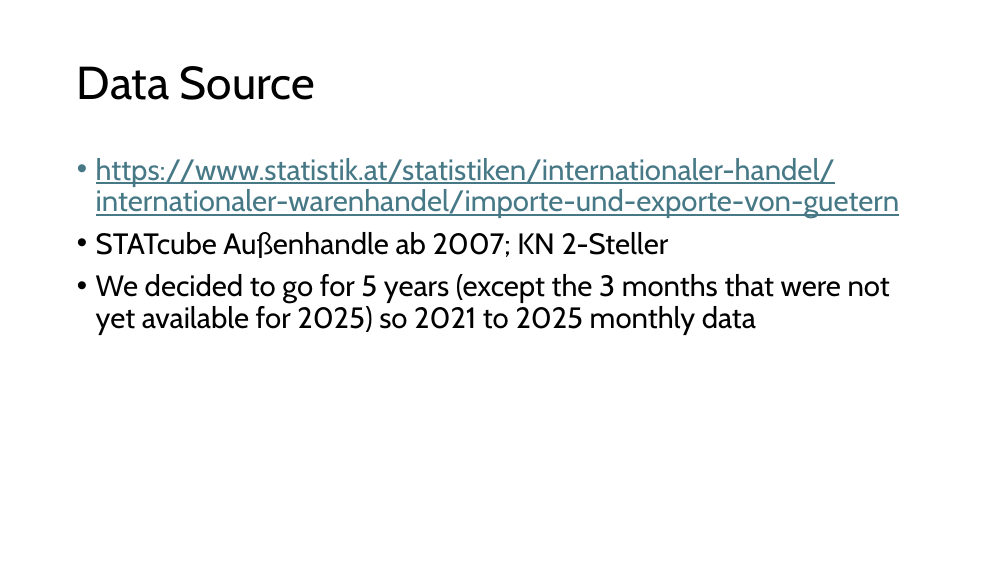
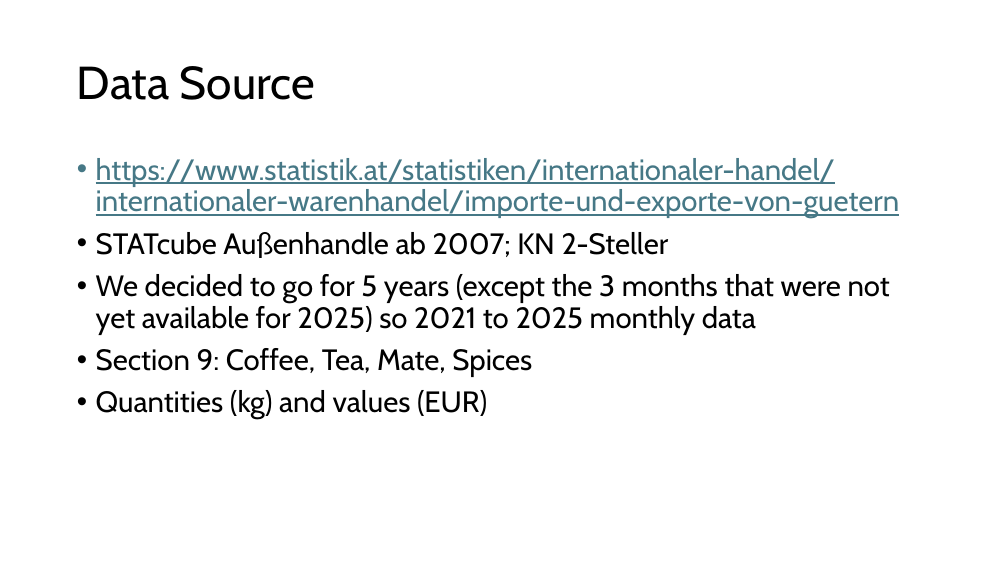
Before and after one commit to andreasranzmaier/TIS3-Fitzgerald, a slide deck: slide 5 of PitchDeck.pptx. Drawn at 1008x567 pixels with LibreOffice and Linux fonts; fonts in the diff are those of the drawing. Boxes give left, top, right and bottom in pixels: in the first picture for what was removed or moved away, otherwise in the second. Text is boxed around its words. In the diff, an @@ line names an element or a change of style, - is before the commit and + after.

```diff
--- a/PitchDeck.pptx
+++ b/PitchDeck.pptx
@@ text at bbox=[96, 348, 532, 419]: paragraphs added @@
+• Section 9: Coffee, Tea, Mate, Spices
+• Quantities (kg) and values (EUR)
```
Also in this commit, not shown: 4 other slides changed, 6 slides added, 5 slides removed.
